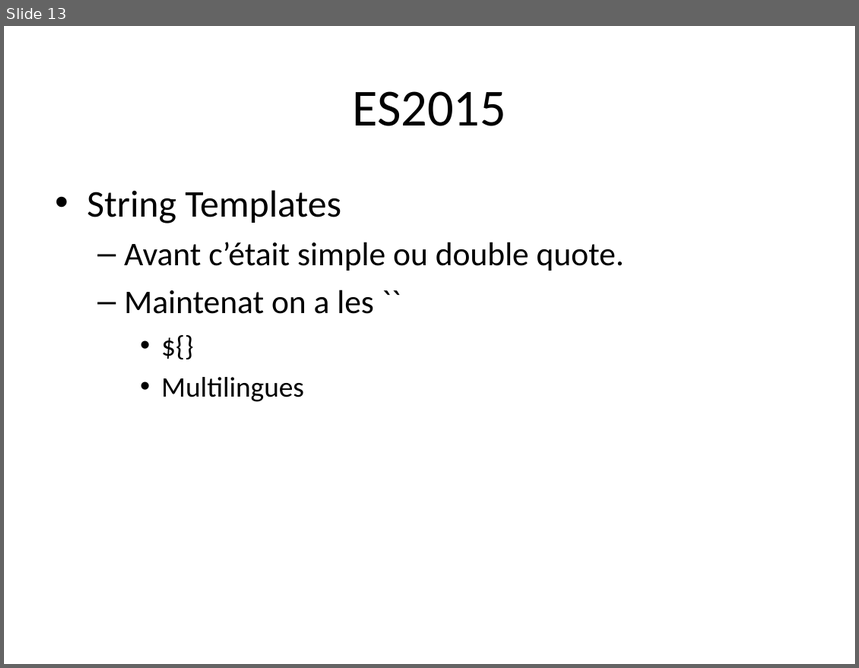
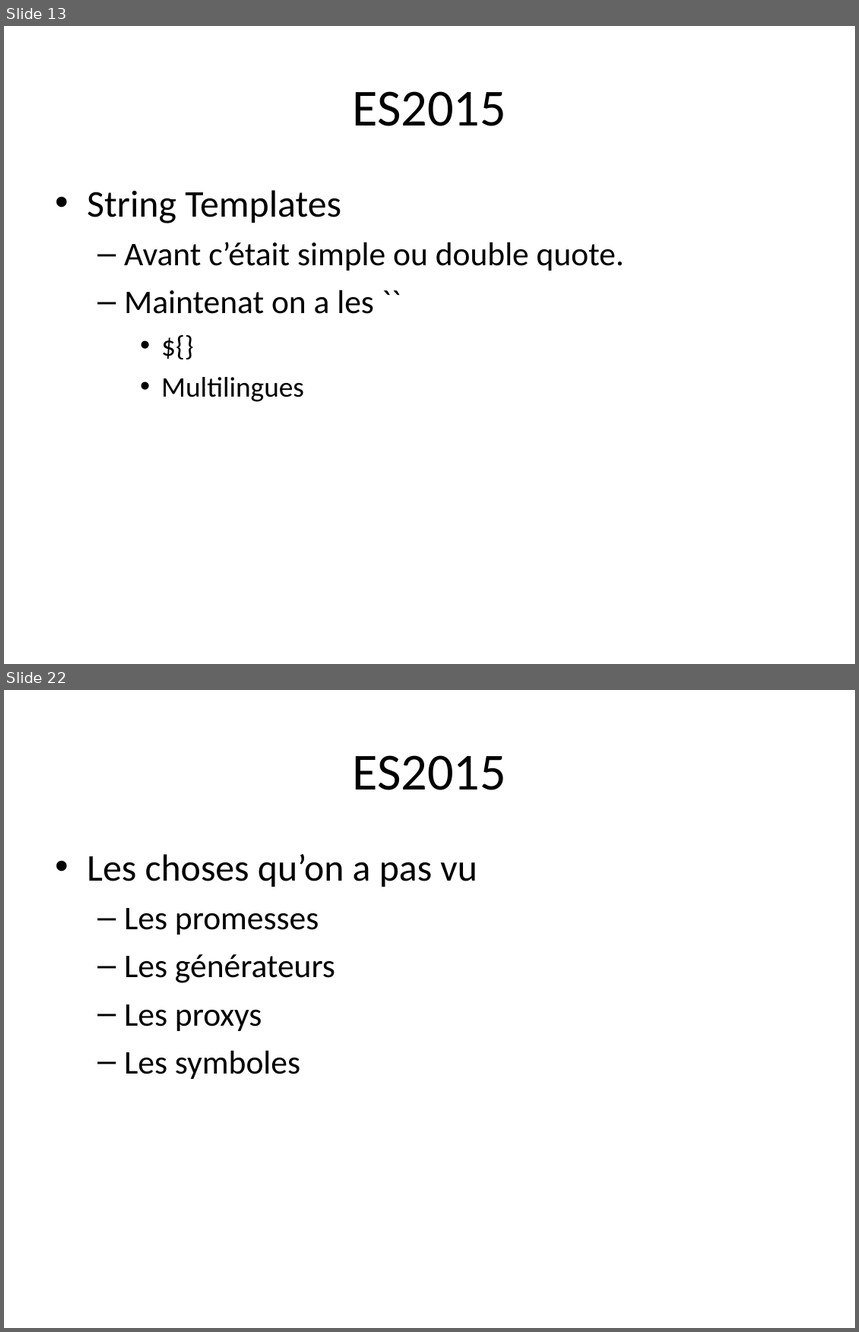
Before and after one commit to mehdizyane/formation_es2015, a slide deck: ES2015.odp. Shown one above the other, each under a label of ours: slide 13 before the commit, slides 13 and 22 after it; the slides between them are not shown. The pictures are 859x668 and 859x1332 pixels, drawn with LibreOffice and Linux fonts; fonts in the diff are those of the drawing. Boxes give left, top, right and bottom in pixels: in the first picture for what was removed or moved away, otherwise in the second. Text is boxed around its words. In the diff, an @@ line names an element or a change of style, - is before the commit and + after.

```diff
--- a/ES2015.odp
+++ b/ES2015.odp
@@ slide 22 added at <box>4,690,855,1328</box>, background #FFFFFF @@
@@ title added at <box>352,755,506,790</box>, 44 pt, text #000000 @@
+ES2015
@@ text added at <box>87,854,477,1079</box>, 28 pt, text #000000 @@
+• Les choses qu’on a pas vu
+  – Les promesses
+  – Les générateurs
+  – Les proxys
+  – Les symboles
```
Also in this commit, not shown: 9 other slides added, 14 other files.
